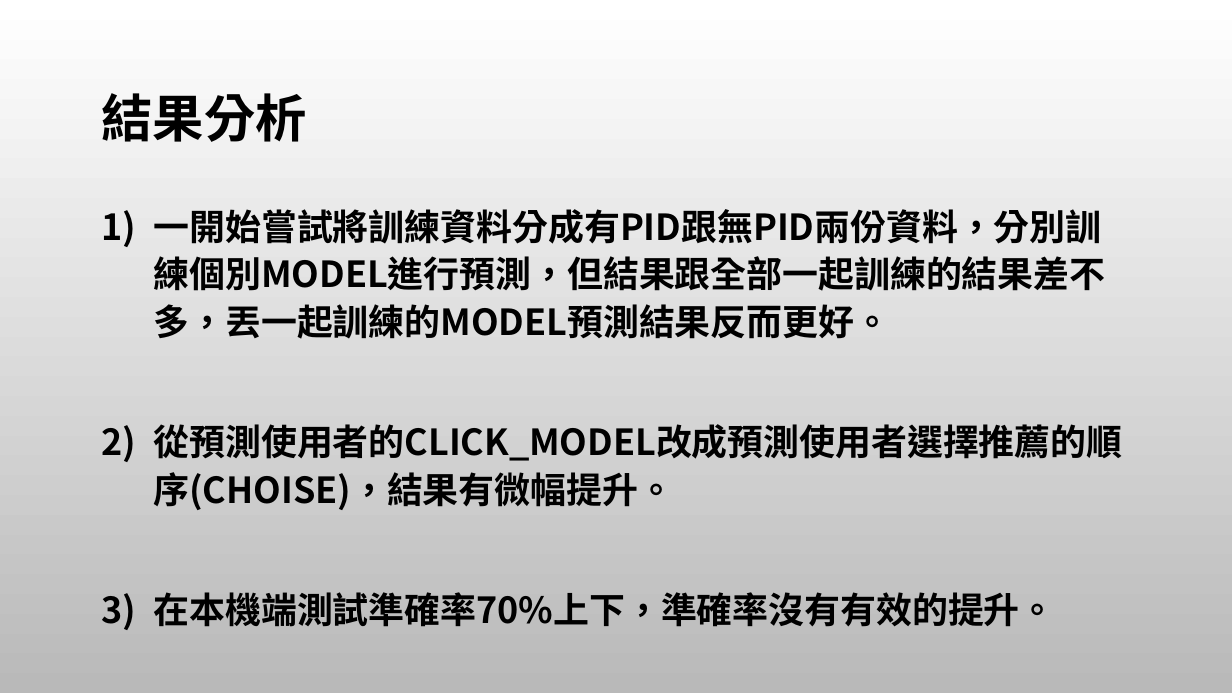
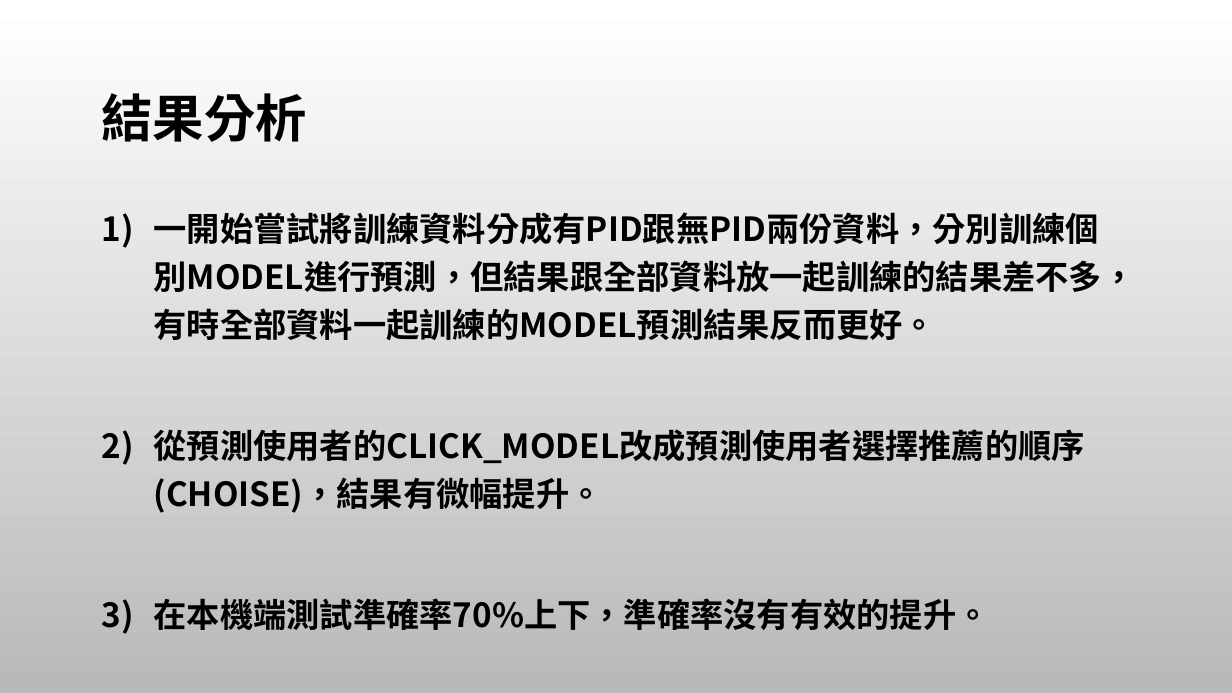
Before and after one commit to tping812/108-NN-homework2, a slide deck: slide 6 of M10715079/KDD期末報告-Sidekick Power.pptx. Drawn at 1232x693 pixels with LibreOffice and Linux fonts; fonts in the diff are those of the drawing; background and template pictures are left out. Boxes give left, top, right and bottom in pixels: in the first picture for what was removed or moved away, otherwise in the second. Text is boxed around its words. In the diff, an @@ line names an element or a change of style, - is before the commit and + after.

```diff
--- a/M10715079/KDD期末報告-Sidekick Power.pptx
+++ b/M10715079/KDD期末報告-Sidekick Power.pptx
@@ text at box(154, 212, 1136, 341): text changed; size 28 to 25.9 pt @@
-1) 一開始嘗試將訓練資料分成有PID跟無PID兩份資料，分別訓練個別MODEL進行預測，但結果跟全部一起訓練的結果差不多，丟一起訓練的MODEL預測結果反而更好。
+1) 一開始嘗試將訓練資料分成有PID跟無PID兩份資料，分別訓練個別MODEL進行預測，但結果跟全部資料放一起訓練的結果差不多，有時全部資料一起訓練的MODEL預測結果反而更好。
@@ text at box(154, 429, 1085, 630): size 28 to 25.9 pt in "從預測使用者的CLICK_MODEL改成預測使用者選擇推薦的順序(CHOISE)，結果有微幅提升。", "在本機端測試準確率70%上下，準確率沒有有效的提升。"; line spacing 1.1 to 1.2 @@
```
Also in this commit, not shown: 3 other slides changed, 2 slides added.
